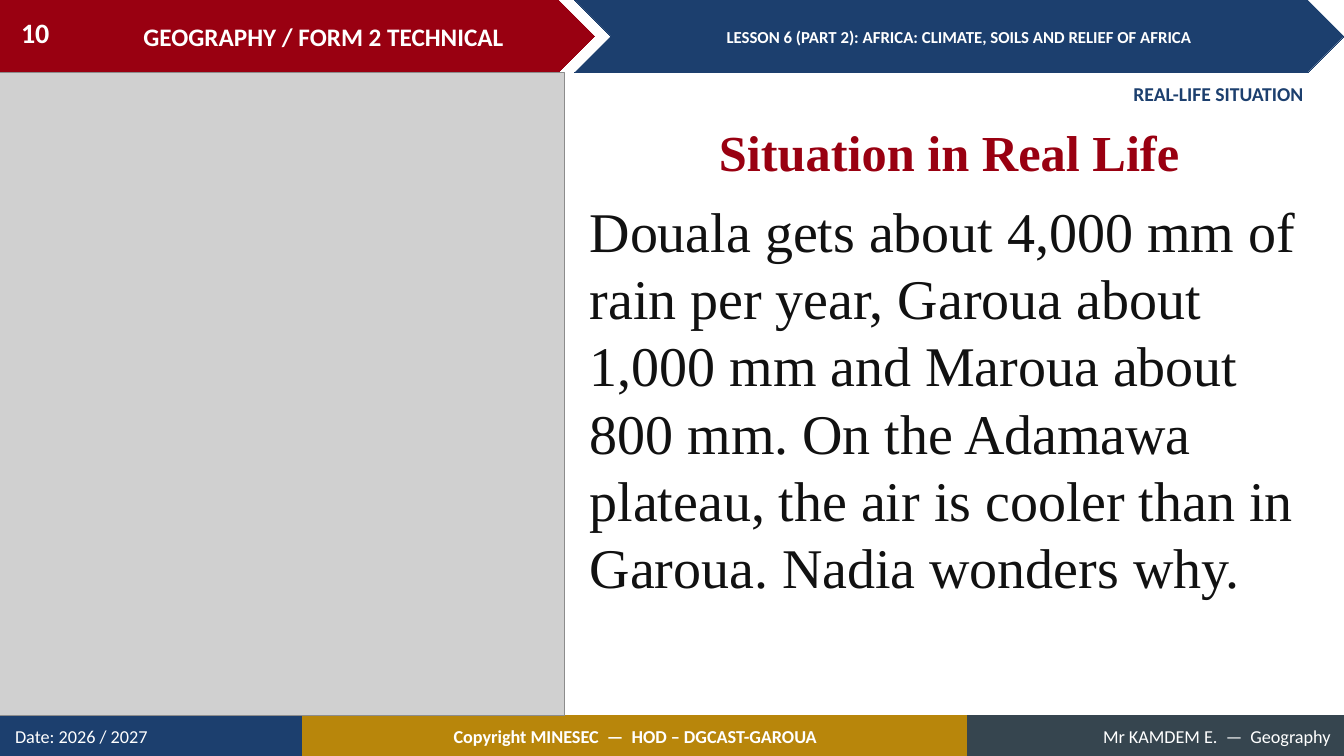
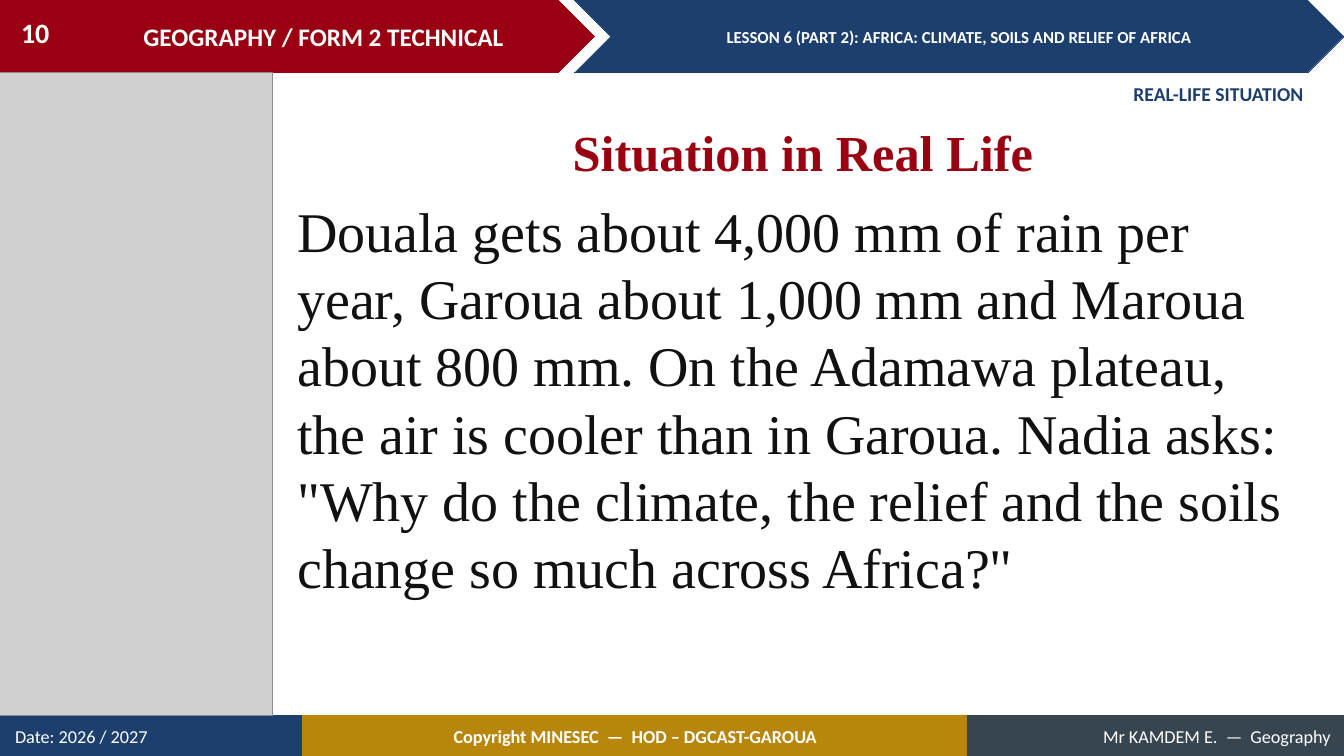
Before and after one commit to Berthautk/linea-github, a slide deck: slide 10 of lecons/F2T/27_S21_L6_P2_Africa_Climate_Soils_Relief.pptx. Drawn at 1344x756 pixels with LibreOffice and Linux fonts; fonts in the diff are those of the drawing; grey boxes stand for pictures. Boxes give left, top, right and bottom in pixels: in the first picture for what was removed or moved away, otherwise in the second. Text is boxed around its words. In the diff, an @@ line names an element or a change of style, - is before the commit and + after.

```diff
--- a/lecons/F2T/27_S21_L6_P2_Africa_Climate_Soils_Relief.pptx
+++ b/lecons/F2T/27_S21_L6_P2_Africa_Climate_Soils_Relief.pptx
@@ picture: place and size @@
-picture at (0, 73, 565, 716)
+picture at (0, 73, 272, 716)
@@ text "Situation in Real Life": place and size @@
-text "Situation in Real Life" at (719, 135, 1179, 172)
+text "Situation in Real Life" at (573, 135, 1033, 172)
@@ text at (297, 212, 1282, 599): text changed @@
-Douala gets about 4,000 mm of rain per year, Garoua about 1,000 mm and Maroua about 800 mm. On the Adamawa plateau, the air is cooler than in Garoua. Nadia wonders why.
+Douala gets about 4,000 mm of rain per year, Garoua about 1,000 mm and Maroua about 800 mm. On the Adamawa plateau, the air is cooler than in Garoua. Nadia asks: "Why do the climate, the relief and the soils change so much across Africa?"
```
Also in this commit, not shown: 22 other slides changed, 6 slides added, 1 slide removed, 36 other files.
